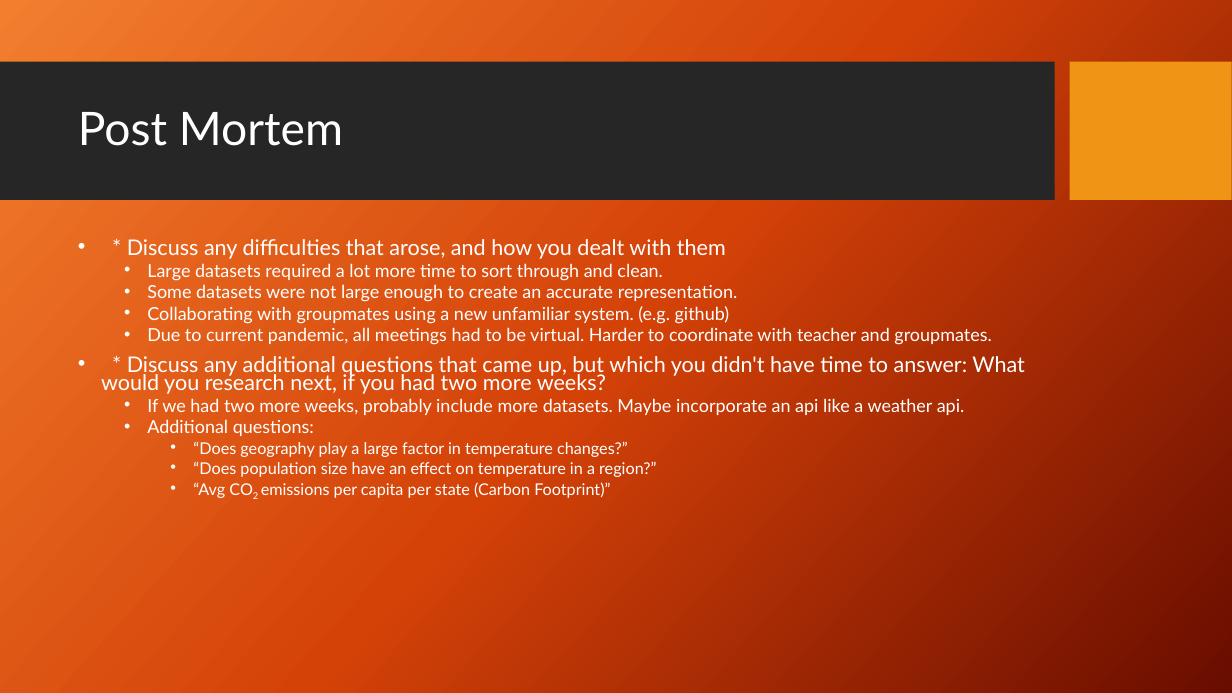
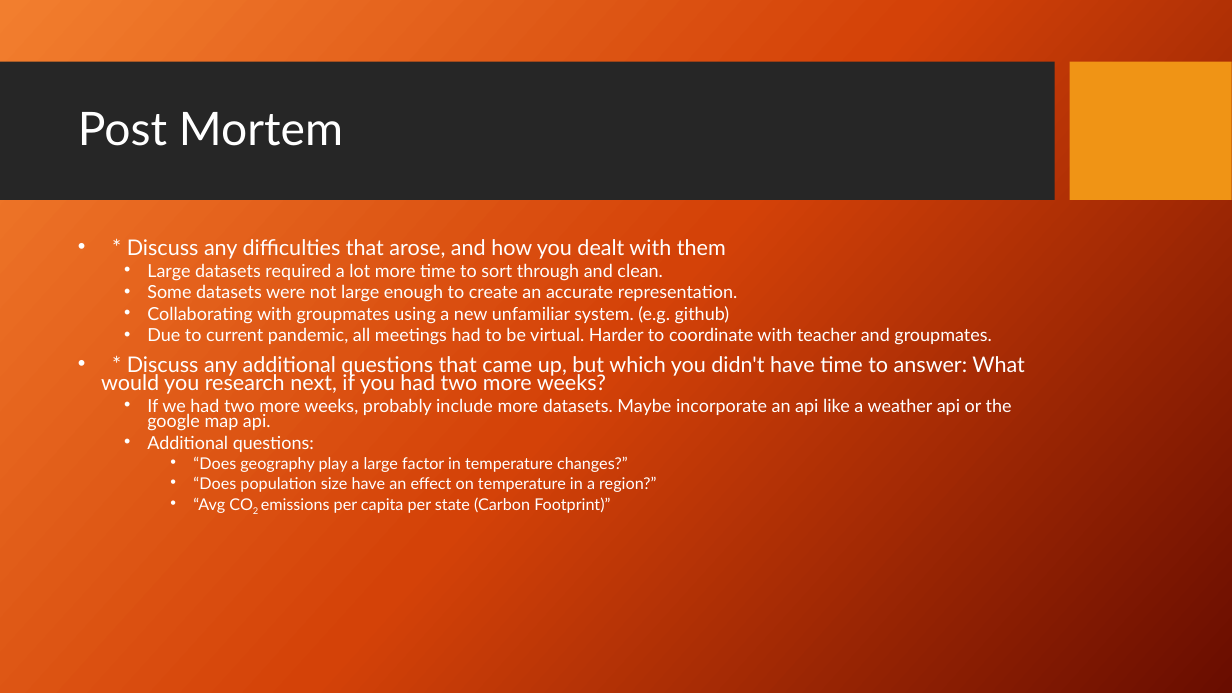
Before and after one commit to KennytheSun/Global_Warming_Repo, a slide deck: slide 12 of CO2emissionsVsTempPP.pptx (slide 13 before the commit). Drawn at 1232x693 pixels with LibreOffice and Linux fonts; fonts in the diff are those of the drawing; background and template pictures are left out. Boxes give left, top, right and bottom in pixels: in the first picture for what was removed or moved away, otherwise in the second. Text is boxed around its words. In the diff, an @@ line names an element or a change of style, - is before the commit and + after.

Commit message:
updated powerpoint

```diff
--- a/CO2emissionsVsTempPP.pptx
+++ b/CO2emissionsVsTempPP.pptx
@@ text at <box>147,398,1012,431</box>: text changed @@
-  • If we had two more weeks, probably include more datasets. Maybe incorporate an api like a weather api.
+  • If we had two more weeks, probably include more datasets. Maybe incorporate an api like a weather api or the google map api.
```
Also in this commit, not shown: 6 other slides changed, 1 slide added, 2 slides removed.
